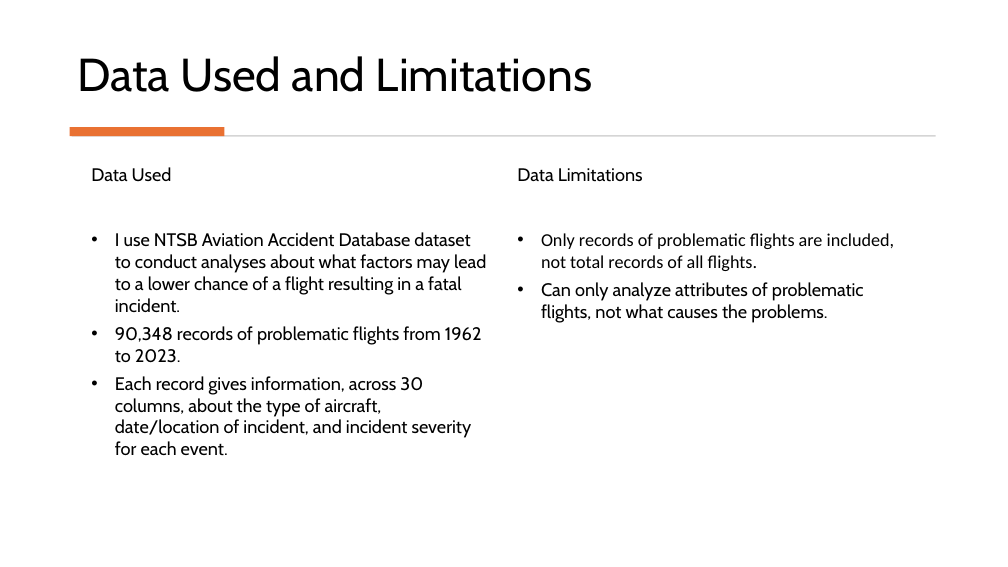
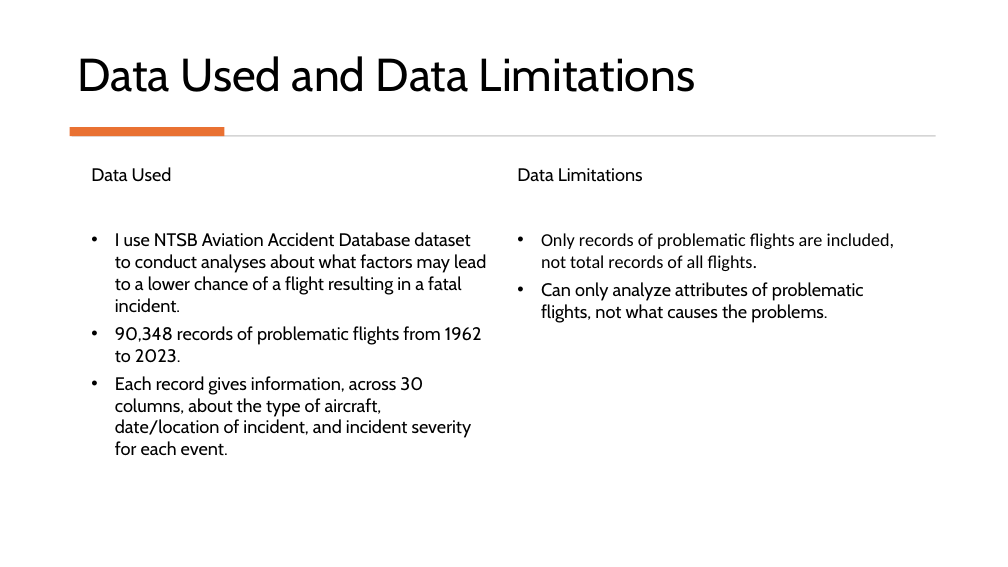
Before and after one commit to AndrewReusche/dsc-phase-1-project-v3, a slide deck: slide 5 of data2/Presentation1 copy.pptx. Drawn at 1008x567 pixels with LibreOffice and Linux fonts; fonts in the diff are those of the drawing. Boxes give left, top, right and bottom in pixels: in the first picture for what was removed or moved away, otherwise in the second. Text is boxed around its words. In the diff, an @@ line names an element or a change of style, - is before the commit and + after.

```diff
--- a/data2/Presentation1 copy.pptx
+++ b/data2/Presentation1 copy.pptx
@@ title at (77,56,695,92): text changed @@
-Data Used and Limitations
+Data Used and Data Limitations
```
Also in this commit, not shown: 3 other slides changed, 1 slide added, 5 other files.
